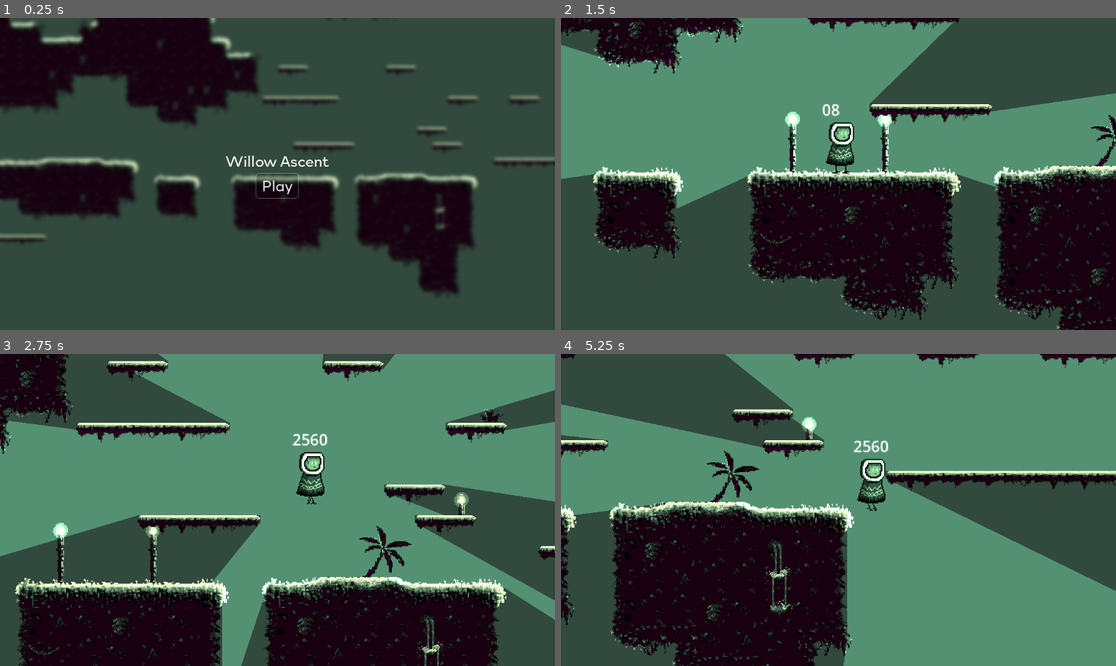
Above: before the commit, frames 1-4 (two rows, left to right).
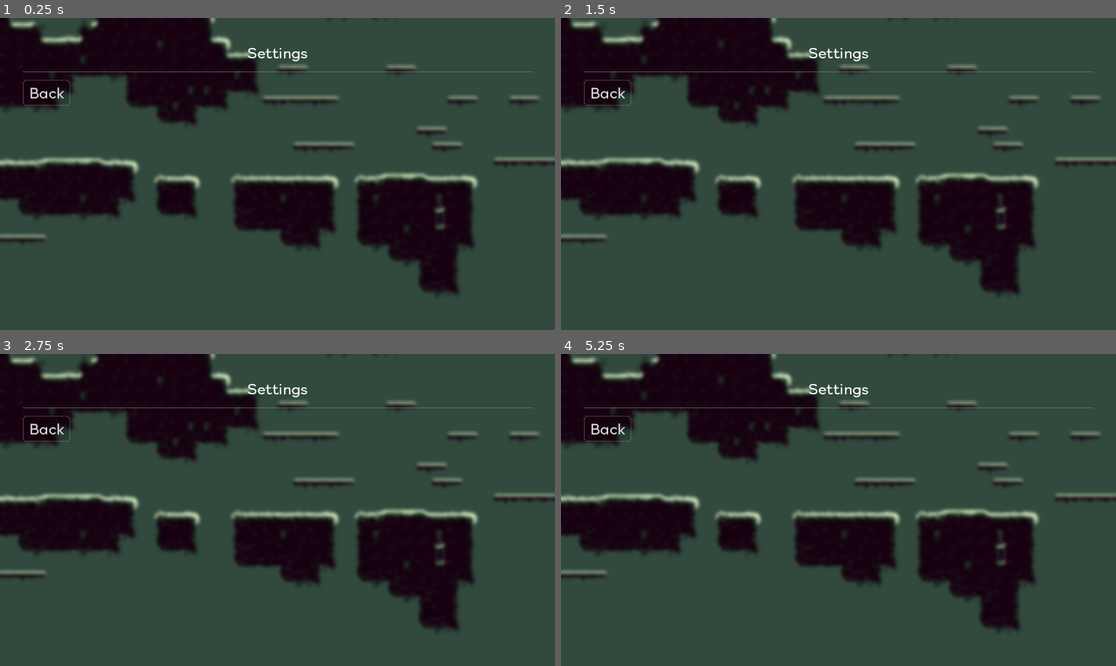
Above: after the commit, the same moments.

Repository: TyAltern/willow-ascent
Game: Godot game, scene res://scenes/Home_screen.tscn
Two runs of this game, one before a commit and one after it. Both use one fixed random seed, a clock stepped at 60 frames per second and the inputs below.
Inputs (mouse positions are in pixels of both pictures, inside the frame that each line leads up to):
- Up to frame 1 (0.25 s): no input
- Up to frame 2 (1.5 s): click (605, 92) at 0.5 s, where only the run after the commit has a clickable "Back"; click (838, 195) at 1.25 s, where only the run after the commit has a clickable "Settings"
- Up to frame 3 (2.75 s): tap Enter at 2 s; hold Right (move_right) from 2.03 s (still down); tap Space (jump) at 2.27 s
- Up to frame 4 (5.25 s): tap Space (jump) at 3.02, 4.52 s; release Right (move_right) at 3.53 s; hold Left (move_left) 3.53-4.28 s; hold Right (move_right) from 4.28 s (still down)

The runs differ from the first frame. In frame 1, 1.0% of the frame differs, in the area x 4-96%, y 9-58%; in frame 2, 63%; in frame 3, 81%; in frame 4, 84%, in the area x 0-100%, y 0-100%.

Commit message:
Added settings screen

Diff:
--- a/ressources/scripts/home_screen.gd
+++ b/ressources/scripts/home_screen.gd
@@ -8,5 +8,20 @@
 	resize()
 	get_tree().get_root().size_changed.connect(resize)
 
+
 func _on_play_button_pressed() -> void:
 	get_tree().change_scene_to_file("res://scenes/platformer.tscn")
+
+
+func _on_settings_button_pressed() -> void:
+	$HomeScreenMenu.visible = false
+	$PanelContainer.visible = true
+
+
+func _on_quit_button_pressed() -> void:
+	get_tree().quit()
+
+
+func _on_back_button_pressed() -> void:
+	$PanelContainer.visible = false
+	$HomeScreenMenu.visible = true
--- a/scenes/Home_screen.tscn
+++ b/scenes/Home_screen.tscn
@@ -483,6 +483,20 @@
 shader = ExtResource("4_q4mqc")
 shader_parameter/lod = 2.0
 
+[sub_resource type="StyleBoxFlat" id="StyleBoxFlat_q06f4"]
+content_margin_left = 48.0
+content_margin_top = 48.0
+content_margin_right = 48.0
+content_margin_bottom = 48.0
+bg_color = Color(0.6, 0.6, 0.6, 0)
+
+[sub_resource type="InputEventKey" id="InputEventKey_yhd1r"]
+device = -1
+keycode = 4194305
+
+[sub_resource type="Shortcut" id="Shortcut_dh1cy"]
+events = [SubResource("InputEventKey_yhd1r")]
+
 [node name="HomeScreen" type="Control"]
 layout_mode = 3
 anchors_preset = 15
@@ -516,12 +530,14 @@
 grow_vertical = 2
 
 [node name="HomeScreenMenu" type="VBoxContainer" parent="."]
+visible = false
 layout_mode = 1
 anchors_preset = 15
 anchor_right = 1.0
 anchor_bottom = 1.0
 grow_horizontal = 2
 grow_vertical = 2
+theme_override_constants/separation = 48
 alignment = 1
 
 [node name="Title" type="Label" parent="HomeScreenMenu"]
@@ -529,9 +545,57 @@
 size_flags_horizontal = 4
 text = "Willow Ascent"
 
-[node name="PlayButton" type="Button" parent="HomeScreenMenu"]
+[node name="Buttons" type="VBoxContainer" parent="HomeScreenMenu"]
+layout_mode = 2
+theme_override_constants/separation = 16
+alignment = 1
+
+[node name="PlayButton" type="Button" parent="HomeScreenMenu/Buttons"]
 layout_mode = 2
 size_flags_horizontal = 4
 text = "Play"
 
-[connection signal="pressed" from="HomeScreenMenu/PlayButton" to="." method="_on_play_button_pressed"]
+[node name="SettingsButton" type="Button" parent="HomeScreenMenu/Buttons"]
+layout_mode = 2
+size_flags_horizontal = 4
+text = "Settings"
+
+[node name="QuitButton" type="Button" parent="HomeScreenMenu/Buttons"]
+layout_mode = 2
+size_flags_horizontal = 4
+text = "Quit"
+
+[node name="PanelContainer" type="PanelContainer" parent="."]
+layout_mode = 1
+anchors_preset = 15
+anchor_right = 1.0
+anchor_bottom = 1.0
+grow_horizontal = 2
+grow_vertical = 2
+theme_override_styles/panel = SubResource("StyleBoxFlat_q06f4")
+
+[node name="SettingsMenu" type="VBoxContainer" parent="PanelContainer"]
+layout_mode = 2
+theme_override_constants/separation = 16
+
+[node name="Title" type="Label" parent="PanelContainer/SettingsMenu"]
+layout_mode = 2
+size_flags_horizontal = 4
+text = "Settings"
+
+[node name="HSeparator" type="HSeparator" parent="PanelContainer/SettingsMenu"]
+layout_mode = 2
+
+[node name="GridContainer" type="GridContainer" parent="PanelContainer/SettingsMenu"]
+layout_mode = 2
+
+[node name="BackButton" type="Button" parent="PanelContainer/SettingsMenu/GridContainer"]
+layout_mode = 2
+size_flags_horizontal = 0
+shortcut = SubResource("Shortcut_dh1cy")
+text = "Back"
+
+[connection signal="pressed" from="HomeScreenMenu/Buttons/PlayButton" to="." method="_on_play_button_pressed"]
+[connection signal="pressed" from="HomeScreenMenu/Buttons/SettingsButton" to="." method="_on_settings_button_pressed"]
+[connection signal="pressed" from="HomeScreenMenu/Buttons/QuitButton" to="." method="_on_quit_button_pressed"]
+[connection signal="pressed" from="PanelContainer/SettingsMenu/GridContainer/BackButton" to="." method="_on_back_button_pressed"]
Not shown: 1 places in scenes/Home_screen.tscn that only renumber resources
